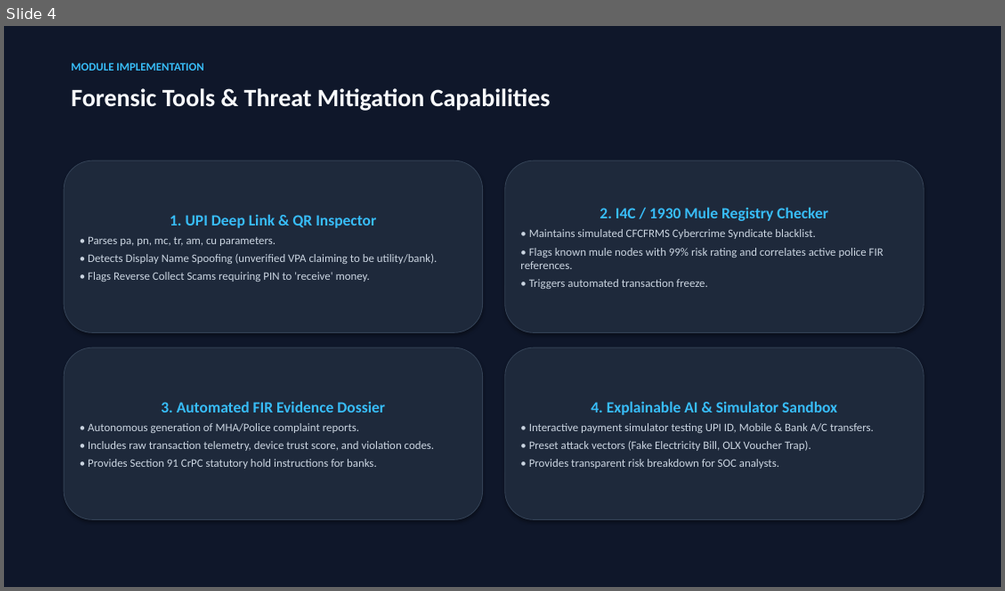
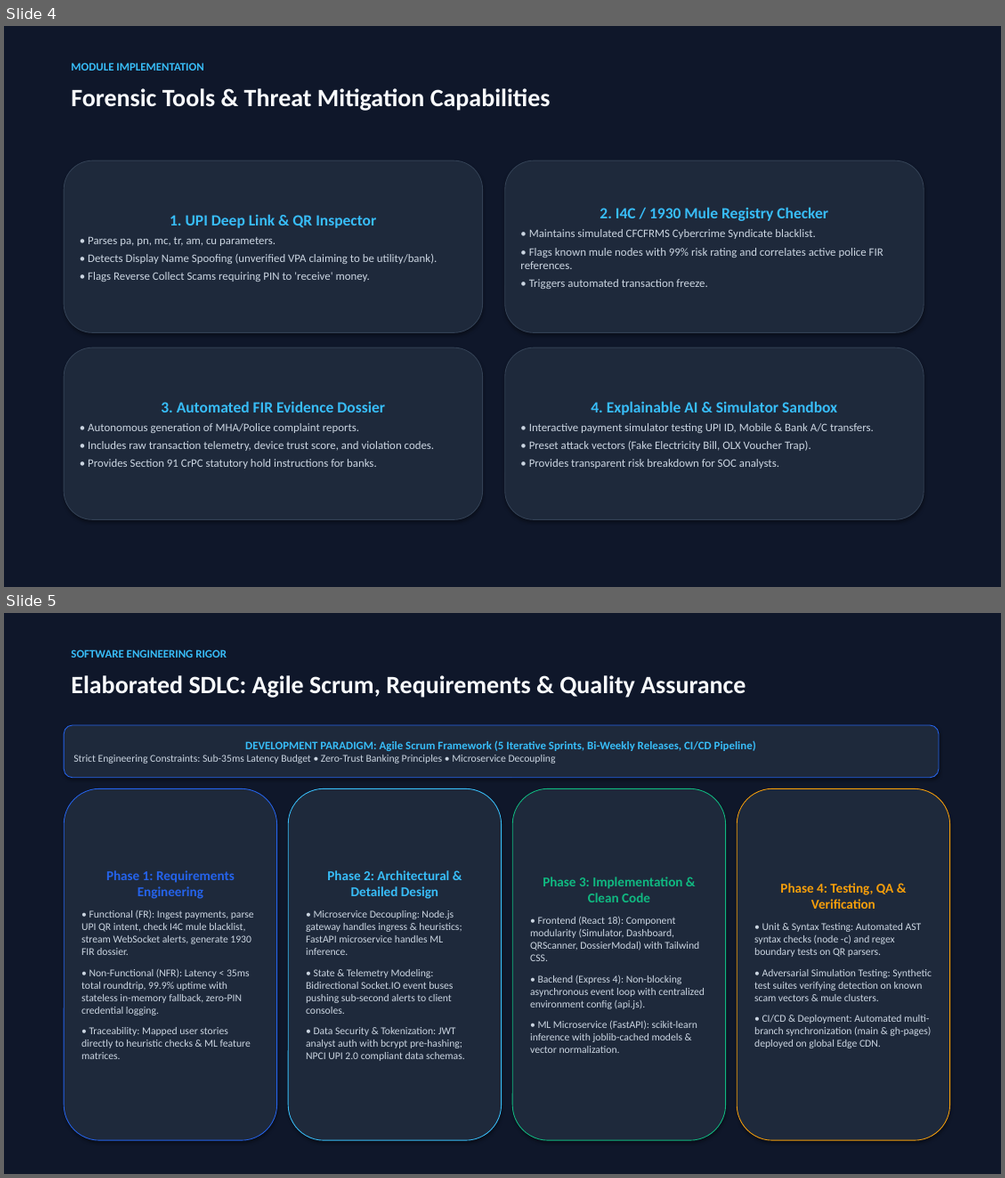
Before and after one commit to Aranya0811/SentineUPI, a slide deck: SentinelUPI_Software_Engineering_Project.pptx. Shown one above the other, each under a label of ours: slide 4 before the commit, slides 4 and 5 after it. The pictures are 1005x591 and 1005x1178 pixels, drawn with LibreOffice and Linux fonts; fonts in the diff are those of the drawing. Boxes give left, top, right and bottom in pixels: in the first picture for what was removed or moved away, otherwise in the second. Text is boxed around its words. In the diff, an @@ line names an element or a change of style, - is before the commit and + after.

Commit message:
docs: elaborate Slide 5 with comprehensive Agile SDLC, requirements and QA matrix

```diff
--- a/SentinelUPI_Software_Engineering_Project.pptx
+++ b/SentinelUPI_Software_Engineering_Project.pptx
@@ slide 5 added at (x1=4, y1=613, x2=1001, y2=1174), background #FFFFFF @@
@@ rectangle added at (x1=4, y1=613, x2=1001, y2=1174), fill #0F172A @@
@@ text added at (x1=71, y1=649, x2=226, y2=657), 11 pt, text #38BDF8, bold @@
+SOFTWARE ENGINEERING RIGOR
@@ text added at (x1=71, y1=675, x2=745, y2=698), 24 pt, text #F8FAFC, bold @@
+Elaborated SDLC: Agile Scrum, Requirements & Quality Assurance
@@ rounded rectangle added at (x1=64, y1=725, x2=938, y2=778), fill #1E293B, outline #2563EB 0.75 pt, 10 pt, text #CBD5E1 @@
+DEVELOPMENT PARADIGM: Agile Scrum Framework (5 Iterative Sprints, Bi-Weekly Releases, CI/CD Pipeline)
+Strict Engineering Constraints: Sub-35ms Latency Budget • Zero-Trust Banking Principles • Microservice Decoupling
@@ rounded rectangle added at (x1=64, y1=788, x2=277, y2=1140), fill #1E293B, outline #2563EB 0.75 pt, 10 pt, text #CBD5E1 @@
+Phase 1: Requirements Engineering
+• Functional (FR): Ingest payments, parse UPI QR intent, check I4C mule blacklist, stream WebSocket alerts, generate 1930 FIR dossier.
+• Non-Functional (NFR): Latency < 35ms total roundtrip, 99.9% uptime with stateless in-memory fallback, zero-PIN credential logging.
+• Traceability: Mapped user stories directly to heuristic checks & ML feature matrices.
@@ rounded rectangle added at (x1=288, y1=788, x2=502, y2=1140), fill #1E293B, outline #38BDF8 0.75 pt, 10 pt, text #CBD5E1 @@
+Phase 2: Architectural & Detailed Design
+• Microservice Decoupling: Node.js gateway handles ingress & heuristics; FastAPI microservice handles ML inference.
+• State & Telemetry Modeling: Bidirectional Socket.IO event buses pushing sub-second alerts to client consoles.
+• Data Security & Tokenization: JWT analyst auth with bcrypt pre-hashing; NPCI UPI 2.0 compliant data schemas.
@@ rounded rectangle added at (x1=512, y1=788, x2=726, y2=1140), fill #1E293B, outline #10B981 0.75 pt, 10 pt, text #CBD5E1 @@
+Phase 3: Implementation & Clean Code
+• Frontend (React 18): Component modularity (Simulator, Dashboard, QRScanner, DossierModal) with Tailwind CSS.
+• Backend (Express 4): Non-blocking asynchronous event loop with centralized environment config (api.js).
+• ML Microservice (FastAPI): scikit-learn inference with joblib-cached models & vector normalization.
@@ rounded rectangle added at (x1=736, y1=788, x2=950, y2=1140), fill #1E293B, outline #F59E0B 0.75 pt, 10 pt, text #CBD5E1 @@
+Phase 4: Testing, QA & Verification
+• Unit & Syntax Testing: Automated AST syntax checks (node -c) and regex boundary tests on QR parsers.
+• Adversarial Simulation Testing: Synthetic test suites verifying detection on known scam vectors & mule clusters.
+• CI/CD & Deployment: Automated multi-branch synchronization (main & gh-pages) deployed on global Edge CDN.
```
Also in this commit, not shown: 1 slide removed, 1 other file.
